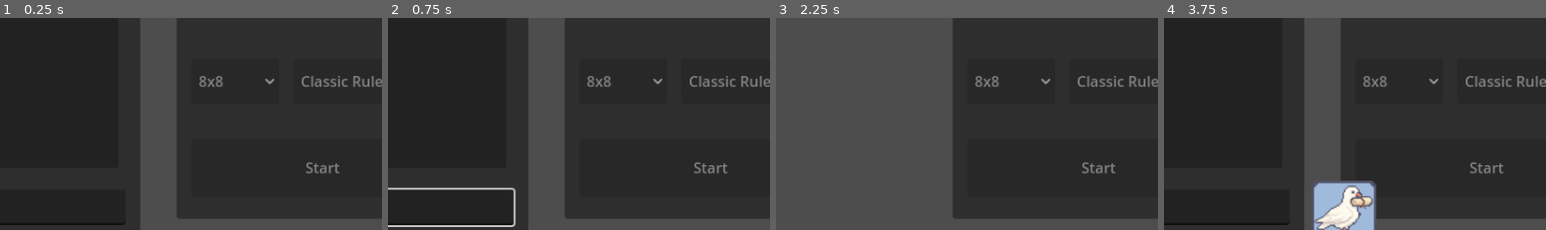
Above: before the commit, frames 1-4 (left to right).
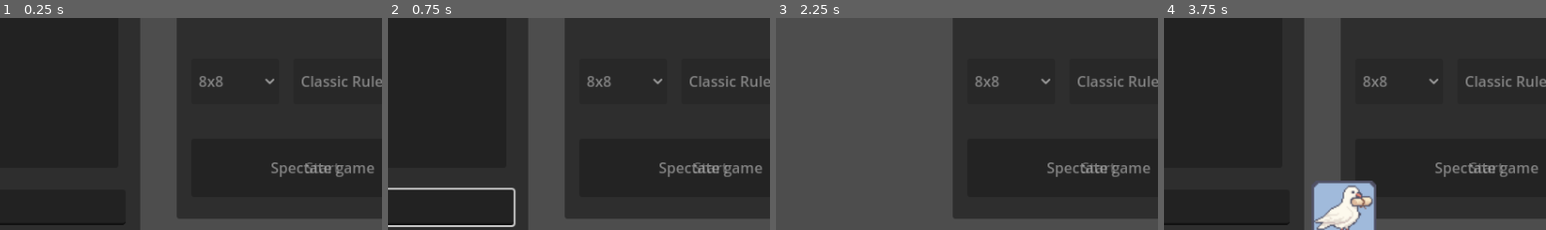
Above: after the commit, the same moments.

Repository: Charckle/ludox
Game: Godot game, scene res://multiplayer/multiplayer_menu/multiplayer_menu.tscn
Same seed, same stepped clock (60 frames per second), same inputs: the game is played once before the commit and once after it. This scene is started directly instead of the project's main scene.
Inputs (mouse positions are % of the whole screen's width and height, from its top left):
- Up to frame 1 (0.25 s): no input
- Up to frame 2 (0.75 s): click (29, 90) at 0.52 s; type "12" at 0.6 s
- Up to frame 3 (2.25 s): click "Leave room" at 1.25 s; click (5, 91) at 2 s
- Up to frame 4 (3.75 s): click "Leave room" at 2.75 s; click (5, 91) at 3.5 s
The pictures show only the part of the screen within x 37-87%, y 45-95%; the shares and areas given below are measured in that part.

The runs differ from the first frame. In frame 1, 0.6% of the frame differs, in the area x 71-98%, y 68-75%; in frame 2, 0.6%; in frame 3, 0.6%; in frame 4, 0.6%.
Error in both runs: Invalid access to property or key 'board_size' on a base object of type 'Nil'. (res://objects/city/city.gd:16)

Commit message:
fixed bug for city size

Diff:
--- a/multiplayer/multiplayer_menu/multiplayer_menu.tscn
+++ b/multiplayer/multiplayer_menu/multiplayer_menu.tscn
@@ -97,12 +97,11 @@
 text = "Start"
 
 [node name="spectato_join_btn" type="Button" parent="room_container"]
-visible = false
-layout_mode = 0
-offset_left = 16.0
-offset_top = 16.0
-offset_right = 304.0
-offset_bottom = 80.0
+layout_mode = 0
+offset_left = 16.0
+offset_top = 312.0
+offset_right = 304.0
+offset_bottom = 376.0
 disabled = true
 text = "Spectate game"
 
--- a/objects/city/city.gd
+++ b/objects/city/city.gd
@@ -112,6 +112,8 @@
 func initialize_city(board_size_=board_size, rules_=int(GlobalSet.settings["game_rules"])):
 	if board_size_ == 1:
 		city_size = Vector2(12, 8)
+	else:
+		city_size = Vector2(8, 8)
 	remove_all_units()
 	remove_all_tiles()
 	rules = rules_
